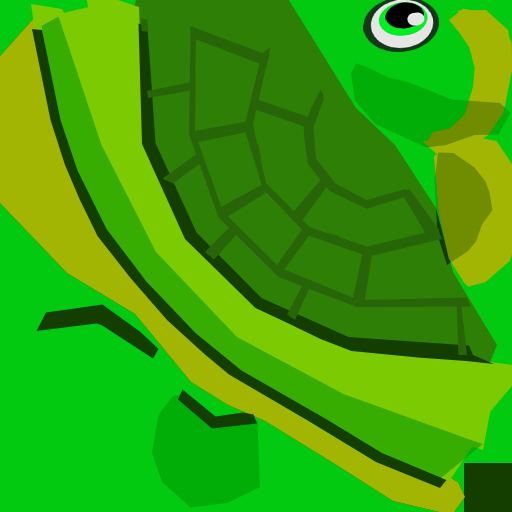
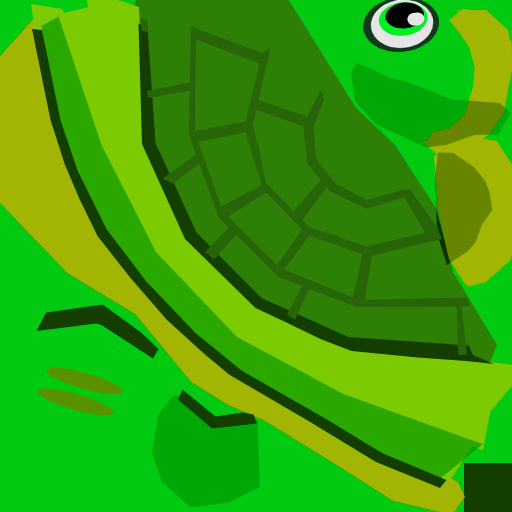
Layered file, before and after one edit (512×512). Changes by layer:
"shadow": opacity 67% → 80% over (41, 16, 510, 508)
added layer "marks" above "Background" over (37, 367, 123, 416)
